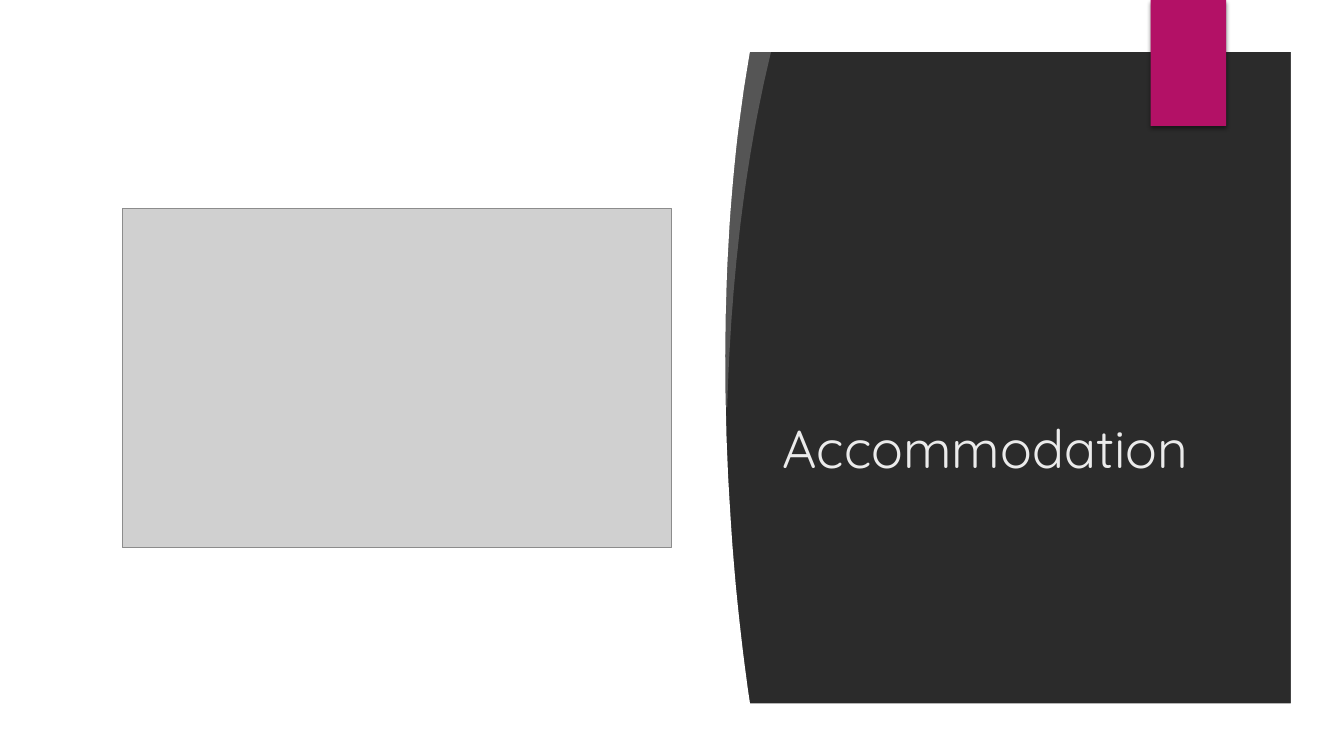
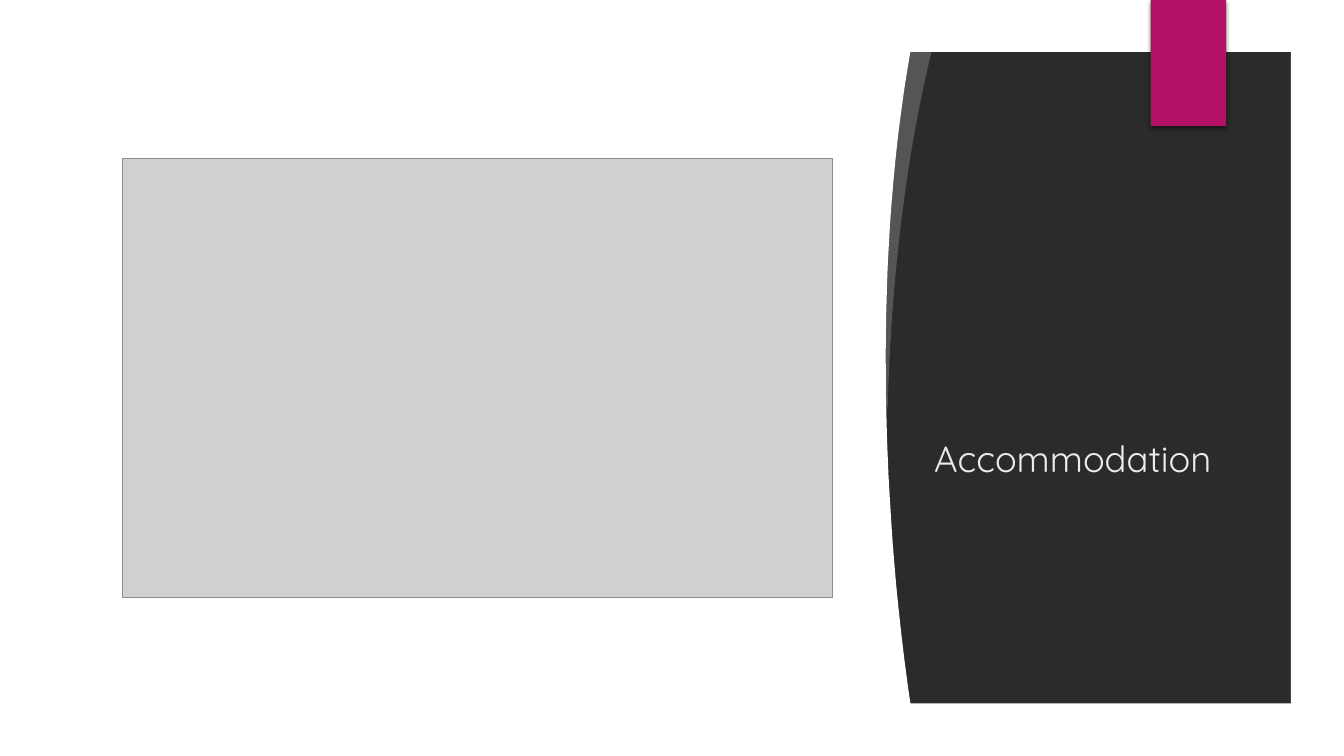
Before and after one commit to louiseshambrook/visit_scotland_final_project, a slide deck: slide 6 of presentation/visit_scotland_presentation.pptx. Drawn at 1344x756 pixels with LibreOffice and Linux fonts; fonts in the diff are those of the drawing; grey boxes stand for pictures; background and template pictures are left out; a plain dark background stands for a picture behind light text. Boxes give left, top, right and bottom in pixels: in the first picture for what was removed or moved away, otherwise in the second. Text is boxed around its words. In the diff, an @@ line names an element or a change of style, - is before the commit and + after.

```diff
--- a/presentation/visit_scotland_presentation.pptx
+++ b/presentation/visit_scotland_presentation.pptx
@@ rectangle: place and size @@
-rectangle at (46,44,623,712)
+rectangle at (46,44,795,712)
@@ freeform shape: place and size @@
-freeform shape at (614,44,752,711)
+freeform shape at (774,44,912,711)
@@ freeform shape: place and size @@
-freeform shape at (695,43,772,409)
+freeform shape at (855,43,933,409)
@@ title "Accommodation": place and size @@
-title "Accommodation" at (783,428,1188,469)
+title "Accommodation" at (934,445,1211,473)
@@ title "Accommodation" at (934,445,1211,473): size 38 to 26 pt @@
@@ picture: place and size @@
-picture at (122,209,671,548)
+picture at (122,158,833,597)
```
Also in this commit, not shown: 5 other slides changed, 1 slide added, 1 slide removed, 2 other files.
